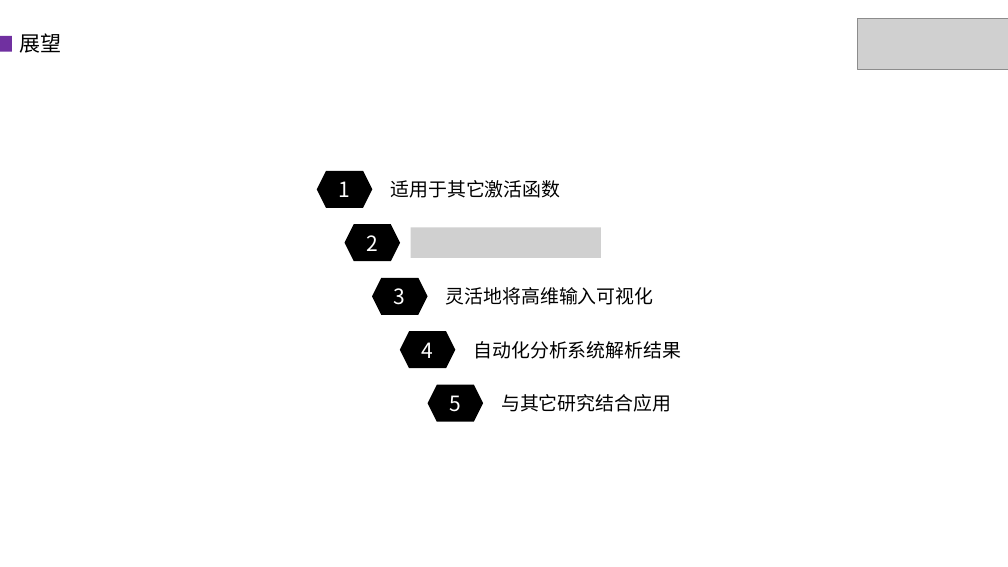
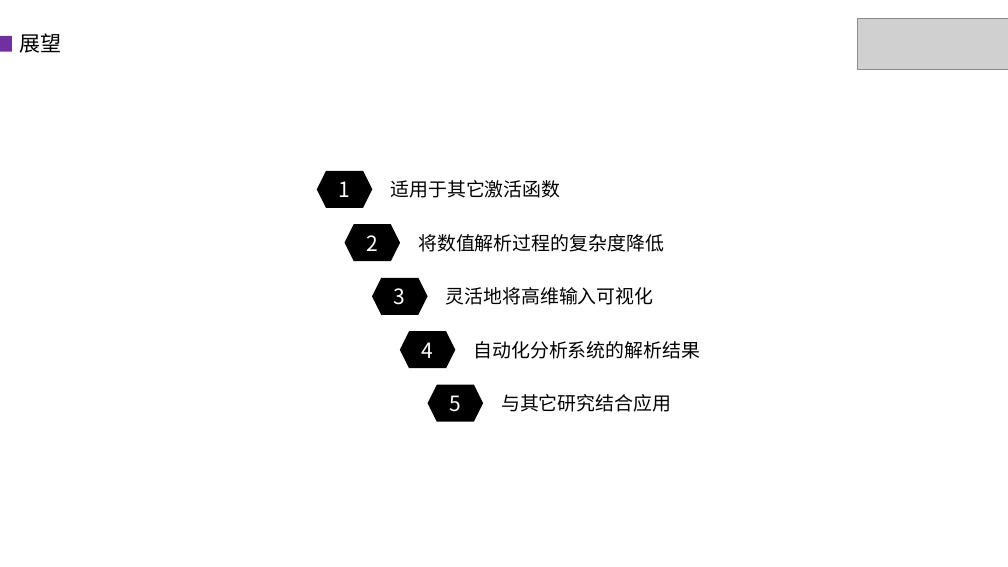
Before and after one commit to ChenErTong/NeuralNetworkSolver, a slide deck: slide 10 of paper/神经网络的自动化数值解析技术.pptx (slide 9 before the commit). Drawn at 1008x567 pixels with LibreOffice and Linux fonts; fonts in the diff are those of the drawing; grey boxes stand for pictures. Boxes give left, top, right and bottom in pixels: in the first picture for what was removed or moved away, otherwise in the second. Text is boxed around its words. In the diff, an @@ line names an element or a change of style, - is before the commit and + after.

```diff
--- a/paper/神经网络的自动化数值解析技术.pptx
+++ b/paper/神经网络的自动化数值解析技术.pptx
@@ picture removed at [411, 228, 600, 258] @@
@@ text added at [418, 234, 664, 252], 18 pt, text #000000 @@
+将数值解析过程的复杂度降低
@@ text at [473, 341, 700, 359]: text changed @@
-自动化分析系统解析结果
+自动化分析系统的解析结果
```
Also in this commit, not shown: 3 other slides changed, 1 slide added, 2 other files.
